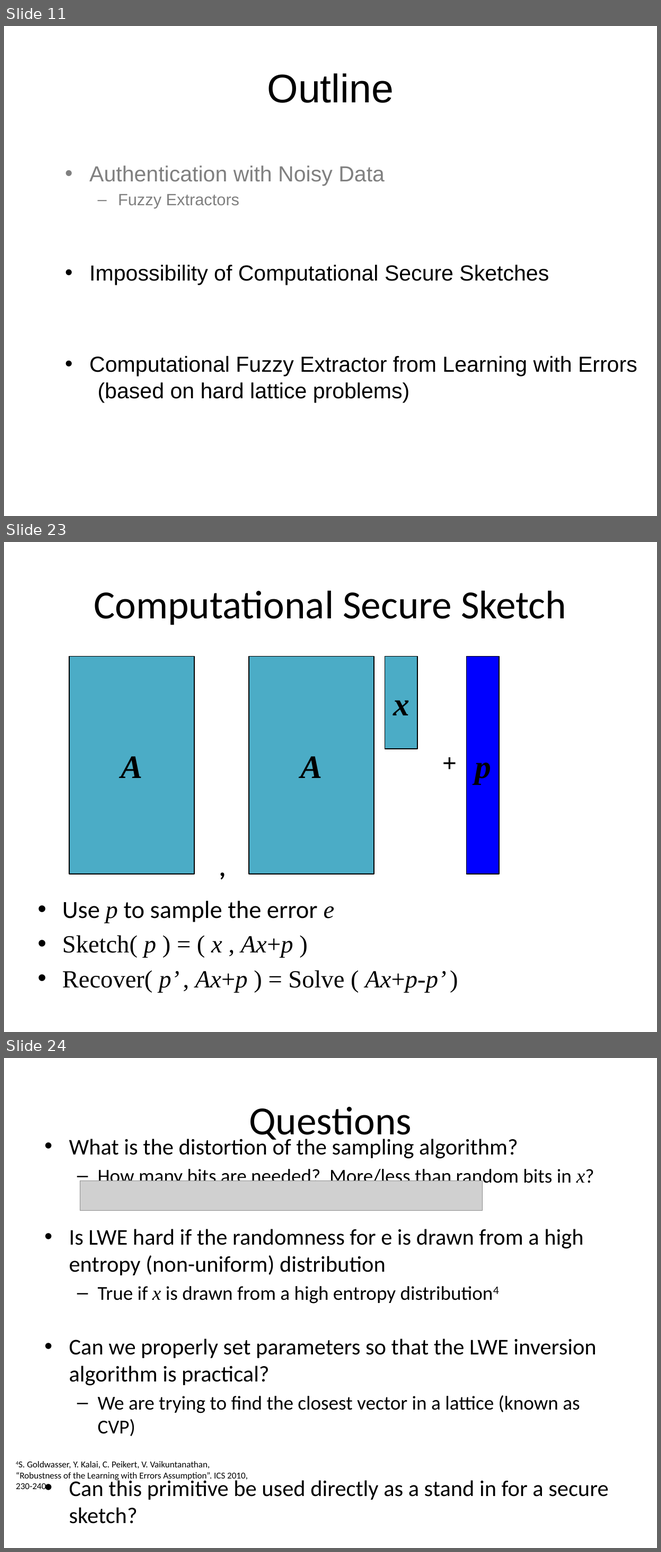
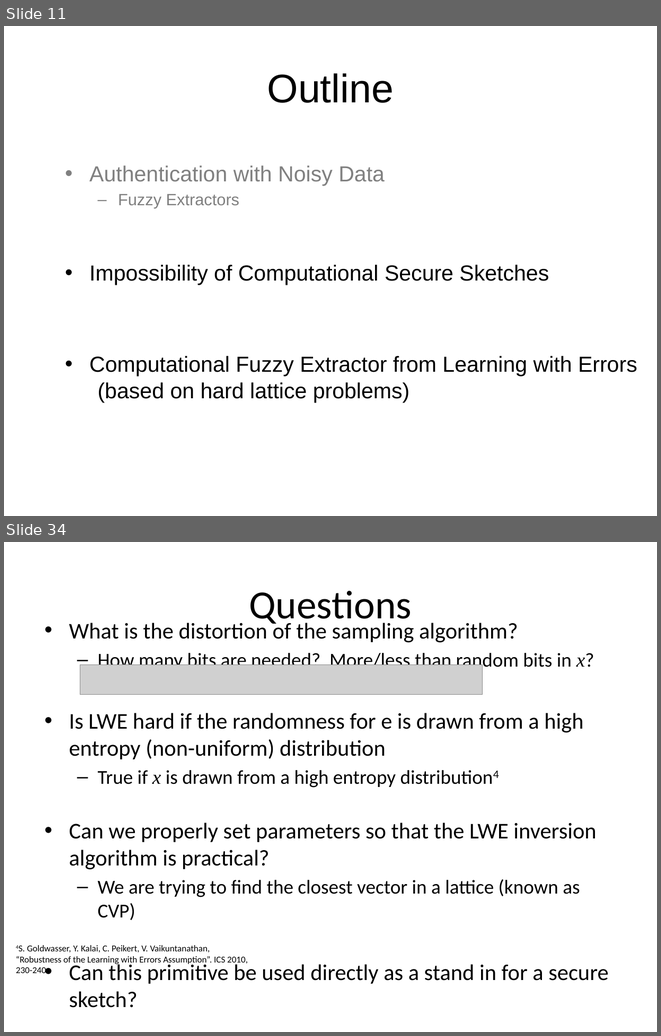
Before and after one commit to xianruimeng/comp-fuzzy-ext, a slide deck: ComputationalFuzzyExtractors.pptx. Shown one above the other, each under a label of ours: slides 11, 23 and 24 before the commit, slides 11 and 34 after it; the slides between them are not shown. The pictures are 661x1552 and 661x1036 pixels, drawn with LibreOffice and Linux fonts; fonts in the diff are those of the drawing; grey boxes stand for pictures. Boxes give left, top, right and bottom in pixels: in the first picture for what was removed or moved away, otherwise in the second. Text is boxed around its words. In the diff, an @@ line names an element or a change of style, - is before the commit and + after.

```diff
--- a/ComputationalFuzzyExtractors.pptx
+++ b/ComputationalFuzzyExtractors.pptx
@@ slide 23 removed at (4,542,657,1032), background #FFFFFF @@
@@ title removed at (94,590,566,625) @@
-Computational Secure Sketch
@@ rectangle removed at (69,656,195,874) @@
-A
@@ rectangle removed at (249,656,374,874) @@
-A
@@ rectangle removed at (385,656,417,749) @@
-x
@@ rectangle removed at (466,656,499,874) @@
-p
@@ text removed at (435,743,464,780) @@
-+
@@ text removed at (212,848,232,885) @@
-,
@@ text removed at (62,900,446,992) @@
-• Use p to sample the error e
-• Sketch( p ) = ( x , Ax+p )
-• Recover( p’ , Ax+p ) = Solve ( Ax+p-p’ )
@@ what was slide 24 is now slide 34 @@
```
Also in this commit, not shown: 15 slides changed, 11 slides added.
